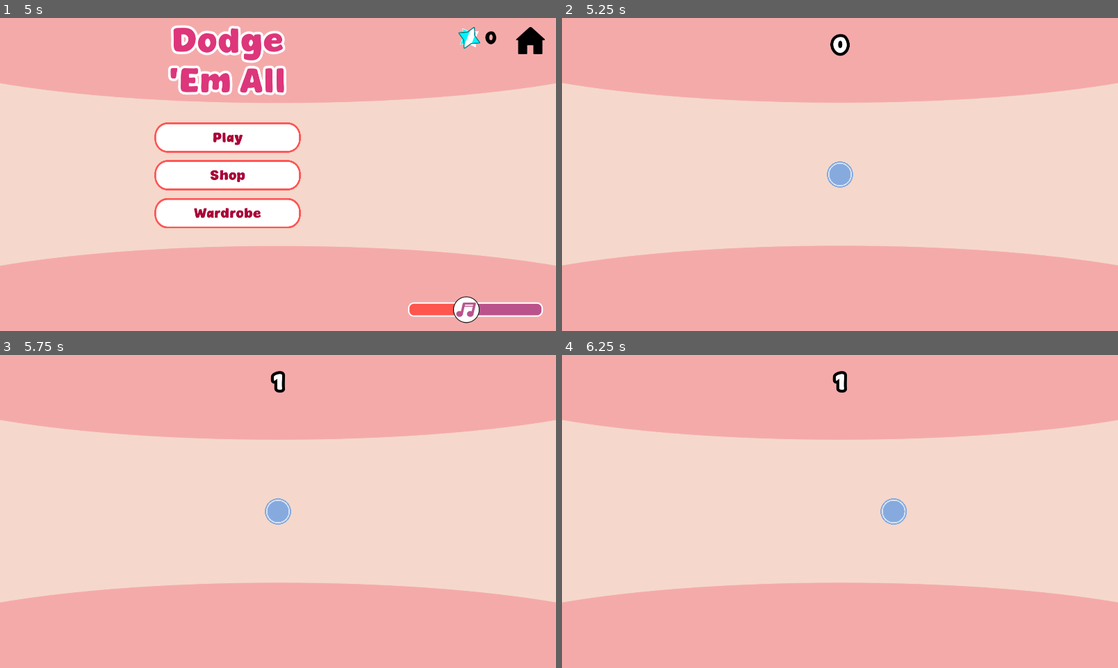
Above: before the commit, frames 1-4 (two rows, left to right).
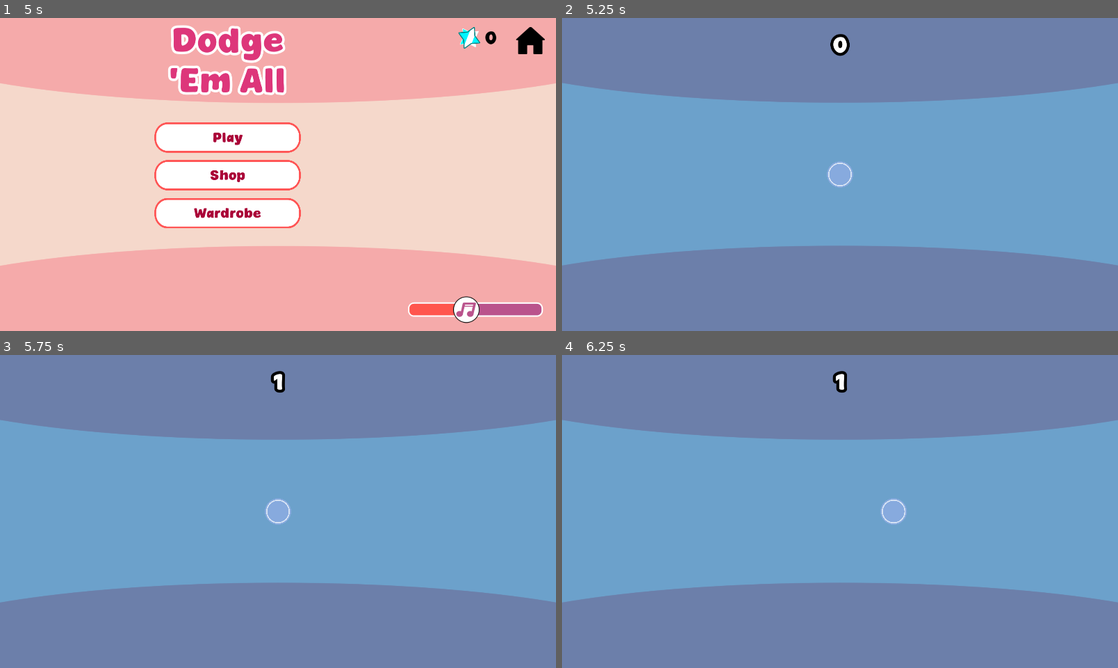
Above: after the commit, the same moments.

Repository: Emsuwu/dodgemall
Game: Godot game, scene res://Home/home.tscn
Two runs of this game, one before a commit and one after it. Both use one fixed random seed, a clock stepped at 60 frames per second and the inputs below.
Inputs (mouse positions are in pixels of both pictures, inside the frame that each line leads up to):
- Up to frame 1 (5 s): click "Shop" at 0.5 s; click "Buy" at 1.25 s; click "Home" at 2 s; click "Wardrobe" at 2.75 s; click (111, 99) at 3.5 s; click "Home" at 4.25 s
- Up to frame 2 (5.25 s): click "Play" at 5 s
- Up to frame 3 (5.75 s): no input
- Up to frame 4 (6.25 s): hold Right (right) from 5.78 s (still down)

Frame 1 is identical in both runs. In frame 2, 100% of the frame differs, in the area x 0-100%, y 0-100%; in frame 3, 100%; in frame 4, 100%.
Error in both runs: Invalid assignment of property or key 'selected_skin' with value of type 'String' on a base object of type 'Nil'. (res://Save/game_saver.gd:20)

Commit message:
bg contrast

Diff:
--- a/Weapon/Scenes/dagger_black.tscn
+++ b/Weapon/Scenes/dagger_black.tscn
@@ -1,21 +1,22 @@
-[gd_scene load_steps=3 format=3 uid="uid://dsfg0fxtgsg5t"]
+[gd_scene format=3 uid="uid://dsfg0fxtgsg5t"]
 
 [ext_resource type="Script" uid="uid://vtwo3o0rgbyy" path="res://Weapon/weapon.gd" id="1_dylcr"]
 [ext_resource type="Texture2D" uid="uid://bxf2agcvkpubx" path="res://Weapon/Sprites/dagger_black.svg" id="2_dylcr"]
 
-[node name="Dagger" type="Node2D"]
+[node name="Dagger" type="Node2D" unique_id=1601714167]
 scale = Vector2(0.515, 0.515)
 script = ExtResource("1_dylcr")
 
-[node name="Sprite2D" type="Sprite2D" parent="."]
+[node name="Sprite2D" type="Sprite2D" parent="." unique_id=983143549]
 scale = Vector2(0.05, 0.05)
 texture = ExtResource("2_dylcr")
 
-[node name="Area2D" type="Area2D" parent="."]
+[node name="Area2D" type="Area2D" parent="." unique_id=1846860832]
 collision_layer = 4
 collision_mask = 2
 
-[node name="CollisionPolygon2D" type="CollisionPolygon2D" parent="Area2D"]
+[node name="CollisionPolygon2D" type="CollisionPolygon2D" parent="Area2D" unique_id=1918853711]
+visible = false
 polygon = PackedVector2Array(-133, 0, -132, -15, -55, -15, -58, -46, -25, -21, -26, -15, 134, -1, -29, 14, -25, 46, -48, 30, -51, 13, -131, 14)
 
 [connection signal="area_entered" from="Area2D" to="." method="_on_area_2d_area_entered"]
--- a/Weapon/Scenes/nunchuck.tscn
+++ b/Weapon/Scenes/nunchuck.tscn
@@ -1,18 +1,19 @@
-[gd_scene load_steps=3 format=3 uid="uid://b84lytcxolu6g"]
+[gd_scene format=3 uid="uid://b84lytcxolu6g"]
 
 [ext_resource type="Script" uid="uid://vtwo3o0rgbyy" path="res://Weapon/weapon.gd" id="1_vjli5"]
 [ext_resource type="Texture2D" uid="uid://daenx75rmx5ri" path="res://Weapon/Sprites/nunchuk.svg" id="2_qo5m6"]
 
-[node name="Nunchuck" type="Node2D"]
+[node name="Nunchuck" type="Node2D" unique_id=495772507]
 script = ExtResource("1_vjli5")
 
-[node name="Sprite2D" type="Sprite2D" parent="."]
+[node name="Sprite2D" type="Sprite2D" parent="." unique_id=36688326]
 scale = Vector2(0.05, 0.05)
 texture = ExtResource("2_qo5m6")
 
-[node name="Area2D" type="Area2D" parent="."]
+[node name="Area2D" type="Area2D" parent="." unique_id=368734019]
 collision_layer = 4
 collision_mask = 2
 
-[node name="CollisionPolygon2D" type="CollisionPolygon2D" parent="Area2D"]
+[node name="CollisionPolygon2D" type="CollisionPolygon2D" parent="Area2D" unique_id=1487433402]
+visible = false
 polygon = PackedVector2Array(-166, -53, -38, -53, -37, -61, -4, -61, 20, -56, 42, -42, 64, -17, 59, -13, 151, 77, 167, 61, 76, -30, 72, -26, 65, -29, 46, -47, 22, -61, -5, -67, -37, -70, -38, -78, -166, -78, -167, -75, -167, -56)
--- a/Weapon/Scenes/shuriken_gold.tscn
+++ b/Weapon/Scenes/shuriken_gold.tscn
@@ -1,20 +1,21 @@
-[gd_scene load_steps=3 format=3 uid="uid://iise3pr1mxmu"]
+[gd_scene format=3 uid="uid://iise3pr1mxmu"]
 
 [ext_resource type="Script" uid="uid://vtwo3o0rgbyy" path="res://Weapon/weapon.gd" id="1_rrvxy"]
 [ext_resource type="Texture2D" uid="uid://b7unv50b4s2ny" path="res://Weapon/Sprites/shuriken_gold.svg" id="2_63g4v"]
 
-[node name="Shuriken" type="Node2D"]
+[node name="Shuriken" type="Node2D" unique_id=579595532]
 script = ExtResource("1_rrvxy")
 
-[node name="Sprite2D" type="Sprite2D" parent="."]
+[node name="Sprite2D" type="Sprite2D" parent="." unique_id=593266843]
 scale = Vector2(0.05, 0.05)
 texture = ExtResource("2_63g4v")
 
-[node name="Area2D" type="Area2D" parent="."]
+[node name="Area2D" type="Area2D" parent="." unique_id=966485207]
 collision_layer = 4
 collision_mask = 2
 
-[node name="CollisionPolygon2D" type="CollisionPolygon2D" parent="Area2D"]
+[node name="CollisionPolygon2D" type="CollisionPolygon2D" parent="Area2D" unique_id=1816699038]
+visible = false
 polygon = PackedVector2Array(0, -64, 13, -13, 64, 0, 13, 13, 0, 64, -13, 13, -64, 0, -13, -13)
 
 [connection signal="body_entered" from="Area2D" to="." method="_on_area_2d_body_entered"]
--- a/Weapon/Scenes/shuriken_silver.tscn
+++ b/Weapon/Scenes/shuriken_silver.tscn
@@ -1,20 +1,21 @@
-[gd_scene load_steps=3 format=3 uid="uid://djcidmddw0huo"]
+[gd_scene format=3 uid="uid://djcidmddw0huo"]
 
 [ext_resource type="Script" uid="uid://vtwo3o0rgbyy" path="res://Weapon/weapon.gd" id="1_8wv4p"]
 [ext_resource type="Texture2D" uid="uid://bctjo0vaj13i4" path="res://Weapon/Sprites/shuriken_silver.svg" id="2_8wv4p"]
 
-[node name="Shuriken" type="Node2D"]
+[node name="Shuriken" type="Node2D" unique_id=1198502335]
 script = ExtResource("1_8wv4p")
 
-[node name="Sprite2D" type="Sprite2D" parent="."]
+[node name="Sprite2D" type="Sprite2D" parent="." unique_id=2082102492]
 scale = Vector2(0.05, 0.05)
 texture = ExtResource("2_8wv4p")
 
-[node name="Area2D" type="Area2D" parent="."]
+[node name="Area2D" type="Area2D" parent="." unique_id=531132669]
 collision_layer = 4
 collision_mask = 2
 
-[node name="CollisionPolygon2D" type="CollisionPolygon2D" parent="Area2D"]
+[node name="CollisionPolygon2D" type="CollisionPolygon2D" parent="Area2D" unique_id=44512967]
+visible = false
 polygon = PackedVector2Array(0, -64, 13, -13, 64, 0, 13, 13, 0, 64, -13, 13, -64, 0, -13, -13)
 
 [connection signal="body_entered" from="Area2D" to="." method="_on_area_2d_body_entered"]
--- a/game_scene.tscn
+++ b/game_scene.tscn
@@ -114,19 +114,20 @@
 &"fade_out_music": SubResource("Animation_snaye")
 }
 
-[node name="Root" type="Node"]
-
-[node name="Root2D" type="Node2D" parent="."]
-
-[node name="Background" type="Sprite2D" parent="Root2D"]
+[node name="Root" type="Node" unique_id=533820195]
+
+[node name="Root2D" type="Node2D" parent="." unique_id=1694134432]
+
+[node name="Background" type="Sprite2D" parent="Root2D" unique_id=92963086]
+self_modulate = Color(0.44257864, 0.7465028, 1, 1)
 position = Vector2(961, 539)
 texture = ExtResource("2_po0ka")
 
-[node name="Player" parent="Root2D" node_paths=PackedStringArray("game_over_ui") instance=ExtResource("1_mlf6e")]
+[node name="Player" parent="Root2D" unique_id=852195628 node_paths=PackedStringArray("game_over_ui") instance=ExtResource("1_mlf6e")]
 position = Vector2(960, 540)
 game_over_ui = NodePath("../../GameOverUI")
 
-[node name="WeaponSpawner" type="Node2D" parent="Root2D" node_paths=PackedStringArray("spawn_top_left", "spawn_top_right", "spawn_timer")]
+[node name="WeaponSpawner" type="Node2D" parent="Root2D" unique_id=2134140811 node_paths=PackedStringArray("spawn_top_left", "spawn_top_right", "spawn_timer")]
 script = ExtResource("3_v1wow")
 min_spawn_rate = 0.242
 max_spawn_rate = 0.78
@@ -136,21 +137,21 @@
 spawn_top_right = NodePath("SpawnBottomRight")
 spawn_timer = NodePath("SpawnTimer")
 
-[node name="SpawnTopLeft" type="Node2D" parent="Root2D/WeaponSpawner"]
+[node name="SpawnTopLeft" type="Node2D" parent="Root2D/WeaponSpawner" unique_id=366873767]
 position = Vector2(-394, -5)
 
-[node name="SpawnBottomRight" type="Node2D" parent="Root2D/WeaponSpawner"]
+[node name="SpawnBottomRight" type="Node2D" parent="Root2D/WeaponSpawner" unique_id=1977698751]
 position = Vector2(2151, 1080)
 
-[node name="SpawnTimer" type="Timer" parent="Root2D/WeaponSpawner"]
-
-[node name="WeaponDespawnZone" parent="Root2D" instance=ExtResource("23_nuflt")]
+[node name="SpawnTimer" type="Timer" parent="Root2D/WeaponSpawner" unique_id=279646213]
+
+[node name="WeaponDespawnZone" parent="Root2D" unique_id=1308245980 instance=ExtResource("23_nuflt")]
 position = Vector2(-1082, -71)
 
-[node name="WeaponDespawnZone2" parent="Root2D" instance=ExtResource("23_nuflt")]
+[node name="WeaponDespawnZone2" parent="Root2D" unique_id=1048407259 instance=ExtResource("23_nuflt")]
 position = Vector2(3413, -71)
 
-[node name="GameOverUI" type="Control" parent="." node_paths=PackedStringArray("death_message", "music", "music_animator")]
+[node name="GameOverUI" type="Control" parent="." unique_id=1484951746 node_paths=PackedStringArray("death_message", "music", "music_animator")]
 visible = false
 layout_mode = 3
 anchors_preset = 8
@@ -171,7 +172,7 @@
 music = NodePath("../Music")
 music_animator = NodePath("../Music/FadeOutMusic")
 
-[node name="ColorRect" type="ColorRect" parent="GameOverUI"]
+[node name="ColorRect" type="ColorRect" parent="GameOverUI" unique_id=1950200880]
 layout_mode = 0
 offset_left = -60.0
 offset_top = 186.0
@@ -180,7 +181,7 @@
 pivot_offset = Vector2(358.375, 127.95)
 color = Color(0, 0, 0, 0.7019608)
 
-[node name="Medal" type="RichTextLabel" parent="GameOverUI"]
+[node name="Medal" type="RichTextLabel" parent="GameOverUI" unique_id=301085312]
 layout_mode = 0
 offset_left = 972.0
 offset_top = 440.0
@@ -197,7 +198,7 @@
  "
 script = ExtResource("13_f54l4")
 
-[node name="Scores" type="RichTextLabel" parent="GameOverUI"]
+[node name="Scores" type="RichTextLabel" parent="GameOverUI" unique_id=710361664]
 layout_mode = 0
 offset_left = -36.0
 offset_top = 444.0
@@ -214,7 +215,7 @@
 "
 script = ExtResource("13_if5p2")
 
-[node name="DeathMessage" type="RichTextLabel" parent="GameOverUI"]
+[node name="DeathMessage" type="RichTextLabel" parent="GameOverUI" unique_id=907982506]
 layout_mode = 0
 offset_top = 351.0
 offset_right = 1920.0
@@ -227,7 +228,7 @@
 bbcode_enabled = true
 text = "[center]You died[/center]"
 
-[node name="GameOver" type="RichTextLabel" parent="GameOverUI"]
+[node name="GameOver" type="RichTextLabel" parent="GameOverUI" unique_id=1821654687]
 layout_mode = 0
 offset_top = 222.0
 offset_right = 1923.0
@@ -240,7 +241,7 @@
 bbcode_enabled = true
 text = "[center]Game Over[/center]"
 
-[node name="Retry" type="Button" parent="GameOverUI" node_paths=PackedStringArray("hover_pop")]
+[node name="Retry" type="Button" parent="GameOverUI" unique_id=936400120 node_paths=PackedStringArray("hover_pop")]
 layout_mode = 0
 offset_left = 459.0
 offset_top = 698.0
@@ -259,7 +260,7 @@
 script = ExtResource("11_j5hk1")
 hover_pop = NodePath("../HoverPop")
 
-[node name="TextureRect" type="TextureRect" parent="GameOverUI/Retry"]
+[node name="TextureRect" type="TextureRect" parent="GameOverUI/Retry" unique_id=1590082918]
 modulate = Color(0, 0, 0, 1)
 layout_mode = 0
 offset_left = 53.0
@@ -268,7 +269,7 @@
 offset_bottom = 106.0
 texture = ExtResource("13_bpcsf")
 
-[node name="Home" type="Button" parent="GameOverUI" node_paths=PackedStringArray("hover_pop")]
+[node name="Home" type="Button" parent="GameOverUI" unique_id=2032502755 node_paths=PackedStringArray("hover_pop")]
 layout_mode = 0
 offset_left = 983.0
 offset_top = 698.0
@@ -287,7 +288,7 @@
 script = ExtResource("11_j5hk1")
 hover_pop = NodePath("../HoverPop")
 
-[node name="TextureRect" type="TextureRect" parent="GameOverUI/Home"]
+[node name="TextureRect" type="TextureRect" parent="GameOverUI/Home" unique_id=1004743293]
 modulate = Color(0, 0, 0, 1)
 layout_mode = 0
 offset_left = 46.0
@@ -296,35 +297,31 @@
 offset_bottom = 110.0
 texture = ExtResource("13_opqoc")
 
-[node name="ButtonAction" type="Node" parent="GameOverUI/Home"]
+[node name="ButtonAction" type="Node" parent="GameOverUI/Home" unique_id=272215515]
 script = ExtResource("17_nuflt")
 metadata/_custom_type_script = "uid://rdkv4681l4ie"
 
-[node name="AnimationPlayer" type="AnimationPlayer" parent="GameOverUI"]
-libraries = {
-&"": SubResource("AnimationLibrary_j5hk1")
-}
-
-[node name="HoverPop" type="AudioStreamPlayer" parent="GameOverUI"]
+[node name="AnimationPlayer" type="AnimationPlayer" parent="GameOverUI" unique_id=546049432]
+libraries/ = SubResource("AnimationLibrary_j5hk1")
+
+[node name="HoverPop" type="AudioStreamPlayer" parent="GameOverUI" unique_id=258220643]
 stream = ExtResource("12_ueiaa")
 script = ExtResource("13_daj04")
 
-[node name="GameOverAudio" type="AudioStreamPlayer" parent="."]
+[node name="GameOverAudio" type="AudioStreamPlayer" parent="." unique_id=685621299]
 stream = ExtResource("17_1wc4g")
 script = ExtResource("17_3d2pr")
 _wahwahwahwah = ExtResource("18_h5hfs")
 
-[node name="Music" type="AudioStreamPlayer" parent="."]
+[node name="Music" type="AudioStreamPlayer" parent="." unique_id=133288277]
 stream = ExtResource("19_snaye")
 autoplay = true
 bus = &"Music"
 
-[node name="FadeOutMusic" type="AnimationPlayer" parent="Music"]
-libraries = {
-&"": SubResource("AnimationLibrary_78j2m")
-}
-
-[node name="ScoreCounter" type="RichTextLabel" parent="."]
+[node name="FadeOutMusic" type="AnimationPlayer" parent="Music" unique_id=1941710718]
+libraries/ = SubResource("AnimationLibrary_78j2m")
+
+[node name="ScoreCounter" type="RichTextLabel" parent="." unique_id=778197286]
 offset_left = 9.0
 offset_top = 47.0
 offset_right = 1912.0
--- /dev/null
+++ b/outline.gdshader
@@ -0,0 +1,35 @@
+shader_type canvas_item;
+render_mode unshaded;
+
+uniform bool Smooth = true;
+uniform float width : hint_range(0.0, 64) = 1.0;
+uniform vec4 outline_color : source_color = vec4(0.0, 0.0, 0.0, 1.0);
+uniform int pixel_size : hint_range(1, 10) = 4;
+uniform float width_speed :hint_range(0.1, 10) = 1;
+
+void fragment()
+{
+    float _width = width + ((sin(TIME*width_speed) + 1.0) -2.0) * 10.0;
+    vec2 unit = (1.0/float(pixel_size) ) / vec2(textureSize(TEXTURE, 0));
+    vec4 pixel_color = texture(TEXTURE, UV);
+    if (pixel_color.a == 0.0) {
+        pixel_color = outline_color;
+        pixel_color.a = 0.0;
+        for (float x = -ceil(_width); x <= ceil(_width); x++) {
+            for (float y = -ceil(_width); y <= ceil(_width); y++) {
+                if (texture(TEXTURE, UV + vec2(x*unit.x, y*unit.y)).a == 0.0 || (x==0.0 && y==0.0)) {
+                    continue;
+                }
+                if (Smooth) {
+                    pixel_color.a += outline_color.a / (pow(x,2)+pow(y,2)) * (1.0-pow(2.0, -_width));
+                    if (pixel_color.a > 1.0) {
+                        pixel_color.a = 1.0;
+                    }
+                } else {
+                    pixel_color.a = outline_color.a;
+                }
+            }
+        }
+    }
+    COLOR = pixel_color;
+}
--- /dev/null
+++ b/red_outline.tres
@@ -0,0 +1,11 @@
+[gd_resource type="ShaderMaterial" format=3 uid="uid://c8c7orfkqw21g"]
+
+[ext_resource type="Shader" uid="uid://dg25240qbkntd" path="res://outline.gdshader" id="1_mn1mc"]
+
+[resource]
+shader = ExtResource("1_mn1mc")
+shader_parameter/Smooth = true
+shader_parameter/width = 0.0
+shader_parameter/outline_color = Color(0, 0, 0, 1)
+shader_parameter/pixel_size = 4
+shader_parameter/width_speed = 1.0
Not shown: 1 places in game_scene.tscn that only renumber resources
Not shown, added: outline.gdshader.uid
